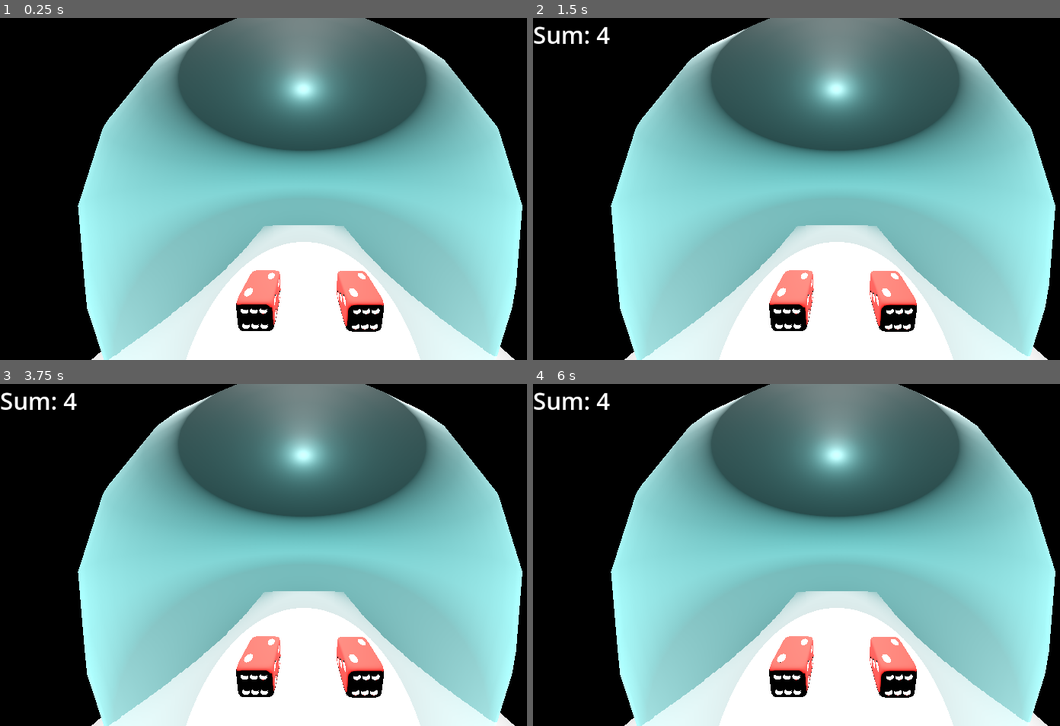
Above: before the commit, frames 1-4 (two rows, left to right).
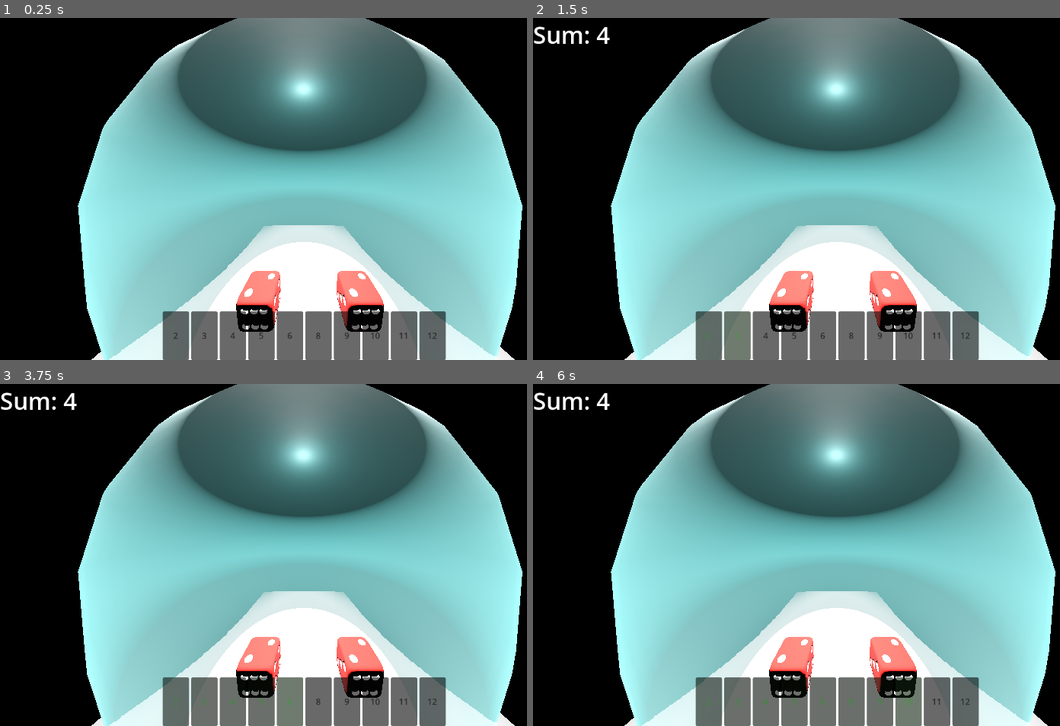
Above: after the commit, the same moments.

Repository: chenmas0n/BubbleCrapsSim
Game: Godot game, scene res://main.tscn
Two runs of this game, one before a commit and one after it. Both use one fixed random seed, a clock stepped at 60 frames per second and the inputs below.
Inputs (mouse positions are in pixels of both pictures, inside the frame that each line leads up to):
- Up to frame 1 (0.25 s): no input
- Up to frame 2 (1.5 s): click (706, 336) at 0.5 s, where only the run after the commit has a clickable "2"; click (738, 336) at 1.25 s, where only the run after the commit has a clickable "3"
- Up to frame 3 (3.75 s): click (231, 702) at 2 s, where only the run after the commit has a clickable "4"; click (263, 702) at 2.75 s, where only the run after the commit has a clickable "5"; click (289, 702) at 3.5 s, where only the run after the commit has a clickable "6"
- Up to frame 4 (6 s): click (849, 702) at 4.25 s, where only the run after the commit has a clickable "8"; click (880, 702) at 5 s, where only the run after the commit has a clickable "9"; click (907, 702) at 5.75 s, where only the run after the commit has a clickable "10"

The runs differ from the first frame. In frame 1, 6.8% of the frame differs, in the area x 30-85%, y 73-100%; in frame 2, 6.8%; in frame 3, 6.8%; in frame 4, 6.8%.

Commit message:
10/26 Dev
-added number select system and UI

next step
- add roll history
-need to fix bug with locking out number selection during roll

Diff:
--- /dev/null
+++ b/button_script.gd
@@ -0,0 +1,26 @@
+extends Button
+
+@export var button_value: int = 2  # Set this in the inspector for each button
+@export var normal_color: Color = Color(0.2, 0.2, 0.2)  # Dark gray
+@export var active_color: Color = Color(0.3, 0.6, 0.3)  # Green
+
+signal number_toggled(number: int, is_active: bool)
+
+var is_active: bool = false
+
+func _ready():
+	pressed.connect(_on_pressed)
+	update_color()
+	# Prevent button from responding to keyboard input
+	focus_mode = Control.FOCUS_NONE
+
+func _on_pressed():
+	is_active = !is_active  # Toggle
+	update_color()
+	number_toggled.emit(button_value, is_active)
+
+func update_color():
+	if is_active:
+		modulate = active_color
+	else:
+		modulate = normal_color
--- a/die_scene.tscn
+++ b/die_scene.tscn
@@ -5,6 +5,7 @@
 [ext_resource type="AudioStream" uid="uid://da6jlcyuknba5" path="res://Confirm 1.wav" id="3_djwvv"]
 
 [sub_resource type="BoxShape3D" id="BoxShape3D_dpgau"]
+size = Vector3(0.98, 0.98, 0.98)
 
 [node name="Die1" type="RigidBody3D"]
 transform = Transform3D(1, 0, 0, 0, 1, 0, 0, 0, 1, -1.31639, 0, 0.453914)
--- a/die_script.gd
+++ b/die_script.gd
@@ -75,13 +75,8 @@
 						for child in parent.get_children():
 							if child.has_method("get_upward_face"):
 								total += child.get_upward_face()
-						if sum_label:
-							sum_label.text = "Sum: " + str(total)
-							sum_label.visible = true
-							# Play animation
-							var anim_player = sum_label.get_parent().get_node_or_null("AnimationPlayer")
-							if anim_player:
-								anim_player.play("ResultAnim")
+
+						get_node("/root/Main/").set_total(total)
 						print("Dice sum: ", total)
 	else:
 		_still_time = 0.0
--- /dev/null
+++ b/game_manager.gd
@@ -0,0 +1,39 @@
+extends Node3D
+
+var active_numbers: Array[int] = []
+var total: int = 0
+signal total_changed(total: int)
+@onready var sum_label: Label = $CanvasLayer/SumLabel
+
+
+func _ready() -> void:
+	 # Connect all number buttons
+	for button in get_tree().get_nodes_in_group("number_buttons"):
+		button.number_toggled.connect(_on_number_toggled)
+
+
+func set_total(v: int) -> void:
+	total = v
+	total_changed.emit(total)
+	sum_label.text = "Sum: " + str(total)
+	sum_label.visible = true
+	var anim_player = sum_label.get_parent().get_node_or_null("AnimationPlayer")
+	if anim_player:
+		anim_player.play("ResultAnim")
+	print(total)
+	check_sum_match()
+
+func _on_number_toggled(number: int, is_active: bool):
+	if is_active:
+		active_numbers.append(number)
+	else:
+		active_numbers.erase(number)
+	print("Active numbers: ", active_numbers)
+
+func check_sum_match() -> void:
+	var active_sum = 0
+	if total in active_numbers:
+		sum_label.add_theme_color_override("font_color", Color(0, 1, 0)) # Green
+		print("dicehit")
+	else:
+		sum_label.add_theme_color_override("font_color", Color(1, 1, 1)) # Default white
--- a/main.tscn
+++ b/main.tscn
@@ -1,9 +1,11 @@
-[gd_scene load_steps=16 format=3 uid="uid://pc1ou5kfongt"]
-
+[gd_scene load_steps=18 format=3 uid="uid://pc1ou5kfongt"]
+
+[ext_resource type="Script" path="res://game_manager.gd" id="1_brjcx"]
 [ext_resource type="Script" path="res://floor_script.gd" id="1_w0jmk"]
 [ext_resource type="AudioStream" uid="uid://qbkd5mols1os" path="res://UI Soundpack/UI Soundpack/MP3/Retro4.mp3" id="2_6smwf"]
 [ext_resource type="PackedScene" uid="uid://342tiix0dwje" path="res://die_scene.tscn" id="2_el01l"]
 [ext_resource type="Script" path="res://enclosure.gd" id="4_h0lfj"]
+[ext_resource type="Script" path="res://button_script.gd" id="5_p4385"]
 
 [sub_resource type="ProceduralSkyMaterial" id="ProceduralSkyMaterial_1srys"]
 sky_top_color = Color(0.181478, 0.460475, 0.729183, 1)
@@ -96,6 +98,7 @@
 }
 
 [node name="Main" type="Node3D"]
+script = ExtResource("1_brjcx")
 
 [node name="WorldEnvironment" type="WorldEnvironment" parent="."]
 environment = SubResource("Environment_0k4t4")
@@ -124,10 +127,8 @@
 
 [node name="Die1" parent="." instance=ExtResource("2_el01l")]
 transform = Transform3D(1, 0, 0, 0, 1, 0, 0, 0, 1, 1.68361, 0, 0.453914)
-mass = 10.0
 
 [node name="Die2" parent="." instance=ExtResource("2_el01l")]
-mass = 10.0
 
 [node name="Enclosure" type="StaticBody3D" parent="."]
 transform = Transform3D(6.2, 0, 0, 0, 6.2, 0, 0, 0, 6.2, 0, 0, 0)
@@ -155,6 +156,98 @@
 omni_range = 4.962
 
 [node name="CanvasLayer" type="CanvasLayer" parent="."]
+
+[node name="number_buttons" type="GridContainer" parent="CanvasLayer"]
+anchors_preset = 7
+anchor_left = 0.5
+anchor_top = 1.0
+anchor_right = 0.5
+anchor_bottom = 1.0
+offset_left = -268.0
+offset_top = -92.0
+offset_right = 268.0
+grow_horizontal = 2
+grow_vertical = 0
+columns = 10
+
+[node name="2" type="Button" parent="CanvasLayer/number_buttons" groups=["number_buttons"]]
+layout_mode = 2
+size_flags_horizontal = 3
+size_flags_vertical = 3
+text = "2"
+script = ExtResource("5_p4385")
+
+[node name="3" type="Button" parent="CanvasLayer/number_buttons" groups=["number_buttons"]]
+layout_mode = 2
+size_flags_horizontal = 3
+size_flags_vertical = 3
+text = "3"
+script = ExtResource("5_p4385")
+button_value = 3
+
+[node name="4" type="Button" parent="CanvasLayer/number_buttons" groups=["number_buttons"]]
+layout_mode = 2
+size_flags_horizontal = 3
+size_flags_vertical = 3
+text = "4"
+script = ExtResource("5_p4385")
+button_value = 4
+
+[node name="5" type="Button" parent="CanvasLayer/number_buttons" groups=["number_buttons"]]
+layout_mode = 2
+size_flags_horizontal = 3
+size_flags_vertical = 3
+text = "5"
+script = ExtResource("5_p4385")
+button_value = 5
+
+[node name="6" type="Button" parent="CanvasLayer/number_buttons" groups=["number_buttons"]]
+layout_mode = 2
+size_flags_horizontal = 3
+size_flags_vertical = 3
+text = "6"
+script = ExtResource("5_p4385")
+button_value = 6
+
+[node name="8" type="Button" parent="CanvasLayer/number_buttons" groups=["number_buttons"]]
+layout_mode = 2
+size_flags_horizontal = 3
+size_flags_vertical = 3
+text = "8"
+script = ExtResource("5_p4385")
+button_value = 8
+
+[node name="9" type="Button" parent="CanvasLayer/number_buttons" groups=["number_buttons"]]
+layout_mode = 2
+size_flags_horizontal = 3
+size_flags_vertical = 3
+text = "9"
+script = ExtResource("5_p4385")
+button_value = 9
+
+[node name="10" type="Button" parent="CanvasLayer/number_buttons" groups=["number_buttons"]]
+layout_mode = 2
+size_flags_horizontal = 3
+size_flags_vertical = 3
+text = "10"
+script = ExtResource("5_p4385")
+button_value = 10
+
+[node name="11" type="Button" parent="CanvasLayer/number_buttons" groups=["number_buttons"]]
+layout_mode = 2
+size_flags_horizontal = 3
+size_flags_vertical = 3
+text = "11"
+script = ExtResource("5_p4385")
+button_value = 11
+
+[node name="12" type="Button" parent="CanvasLayer/number_buttons" groups=["number_buttons"]]
+layout_mode = 2
+size_flags_horizontal = 3
+size_flags_vertical = 3
+text = "12"
+script = ExtResource("5_p4385")
+button_value = 12
 
 [node name="AnimationPlayer" type="AnimationPlayer" parent="CanvasLayer"]
 libraries = {
--- a/project.godot
+++ b/project.godot
@@ -15,6 +15,10 @@
 config/features=PackedStringArray("4.3", "GL Compatibility")
 config/icon="res://icon.svg"
 
+[global_group]
+
+number_buttons=""
+
 [rendering]
 
 renderer/rendering_method="gl_compatibility"
